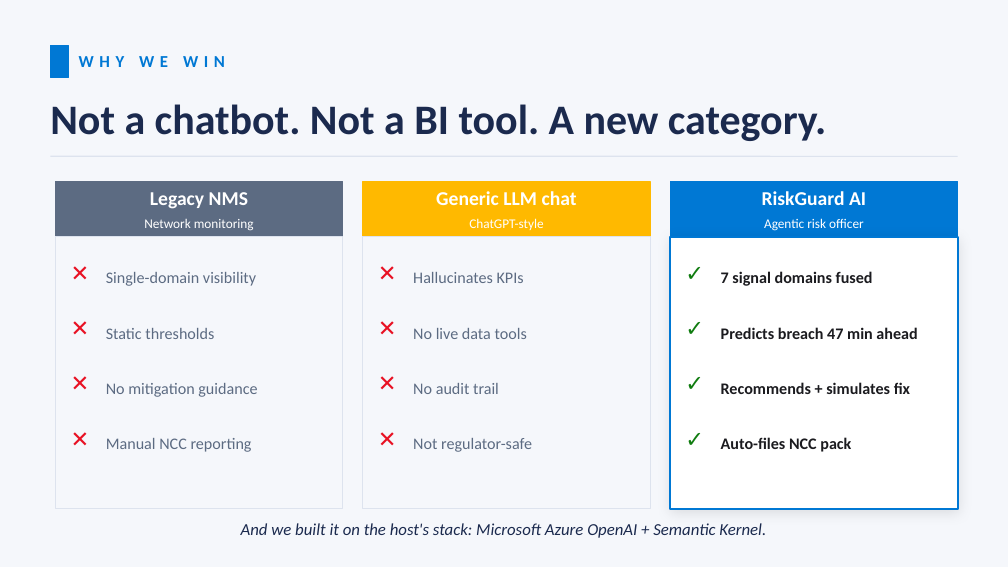
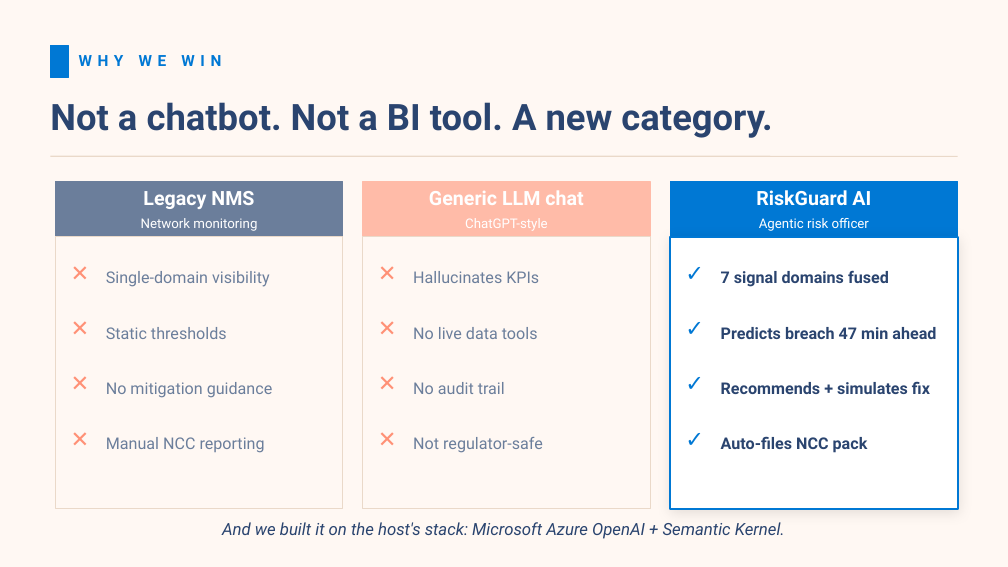
Before and after one commit to toby-adedipe/riskguard_ai, a slide deck: slide 11 of pitch/AI4Telco_RiskGuardAI.pptx (slide 10 before the commit). Drawn at 1008x567 pixels with LibreOffice and Linux fonts; fonts in the diff are those of the drawing. Boxes give left, top, right and bottom in pixels: in the first picture for what was removed or moved away, otherwise in the second. Text is boxed around its words. In the diff, an @@ line names an element or a change of style, - is before the commit and + after.

```diff
--- a/pitch/AI4Telco_RiskGuardAI.pptx
+++ b/pitch/AI4Telco_RiskGuardAI.pptx
@@ background #F5F7FB to #FFF8F3 @@
@@ text "WHY WE WIN" at bbox=[79, 55, 221, 66]: size 12 to 11 pt, font Calibri to Roboto @@
@@ text "Not a chatbot. Not a ..." at bbox=[50, 102, 772, 138]: size 30 to 26 pt, font Calibri to Roboto, text colour #1B2A4E to #2A446F @@
@@ line (50, 156) - (958, 156): stroke #DDE3EE 0.75 pt to #EAD9C9 0.75 pt @@
@@ rectangle at bbox=[55, 181, 343, 237]: fill #5C6B82 to #6B7E9B; outline #5C6B82 1 pt to #6B7E9B 1 pt @@
@@ rectangle at bbox=[363, 181, 650, 237]: fill #FFB900 to #FFBBA8; outline #FFB900 1 pt to #FFBBA8 1 pt @@
@@ rectangle at bbox=[55, 237, 343, 509]: fill #F5F7FB to #FFF8F3; outline #DDE3EE 0.75 pt to #EAD9C9 0.75 pt @@
@@ rectangle at bbox=[363, 237, 650, 509]: fill #F5F7FB to #FFF8F3; outline #DDE3EE 0.75 pt to #EAD9C9 0.75 pt @@
@@ font Calibri to Roboto in 6 elements at bbox=[143, 191, 254, 209], bbox=[141, 218, 257, 231], bbox=[429, 190, 583, 205], bbox=[465, 218, 548, 231], bbox=[756, 190, 871, 206], bbox=[759, 218, 869, 231] @@
@@ font Calibri to Roboto, text colour #E81123 to #FF9176 in 8 elements at bbox=[71, 252, 101, 292], bbox=[71, 307, 101, 348], bbox=[71, 363, 101, 403], bbox=[71, 418, 101, 459], bbox=[378, 252, 408, 292], bbox=[378, 307, 408, 348], bbox=[378, 363, 408, 403], bbox=[378, 418, 408, 459] @@
@@ font Calibri to Roboto, text colour #5C6B82 to #6B7E9B in 8 elements at bbox=[106, 271, 270, 287], bbox=[106, 327, 227, 339], bbox=[106, 382, 273, 398], bbox=[106, 437, 265, 453], bbox=[413, 271, 539, 283], bbox=[413, 327, 538, 339], bbox=[413, 382, 505, 394], bbox=[413, 437, 543, 453] @@
@@ font Calibri to Roboto, text colour #107C10 to #0078D4 in 4 elements at bbox=[685, 252, 716, 292], bbox=[685, 307, 716, 348], bbox=[685, 363, 716, 403], bbox=[685, 418, 716, 459] @@
@@ font Calibri to Roboto, text colour #1B1B1F to #2A446F in 4 elements at bbox=[721, 270, 889, 287], bbox=[721, 327, 936, 339], bbox=[721, 381, 930, 394], bbox=[721, 436, 868, 453] @@
@@ text "And we built it on ..." at bbox=[222, 522, 785, 539]: font Calibri to Roboto, text colour #1B2A4E to #2A446F @@
```
Also in this commit, not shown: 11 other slides changed, 1 slide added, 19 other files.
